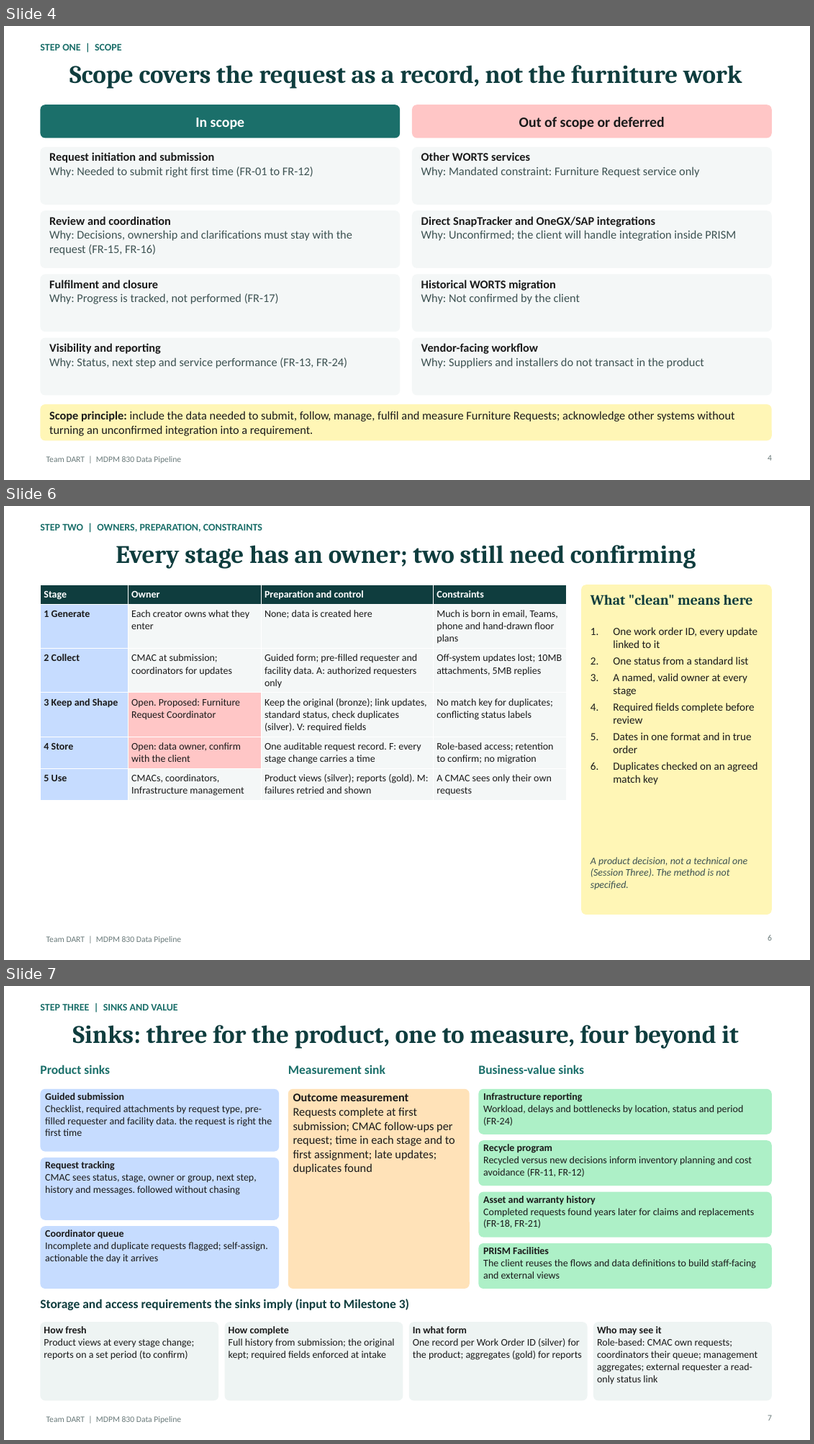
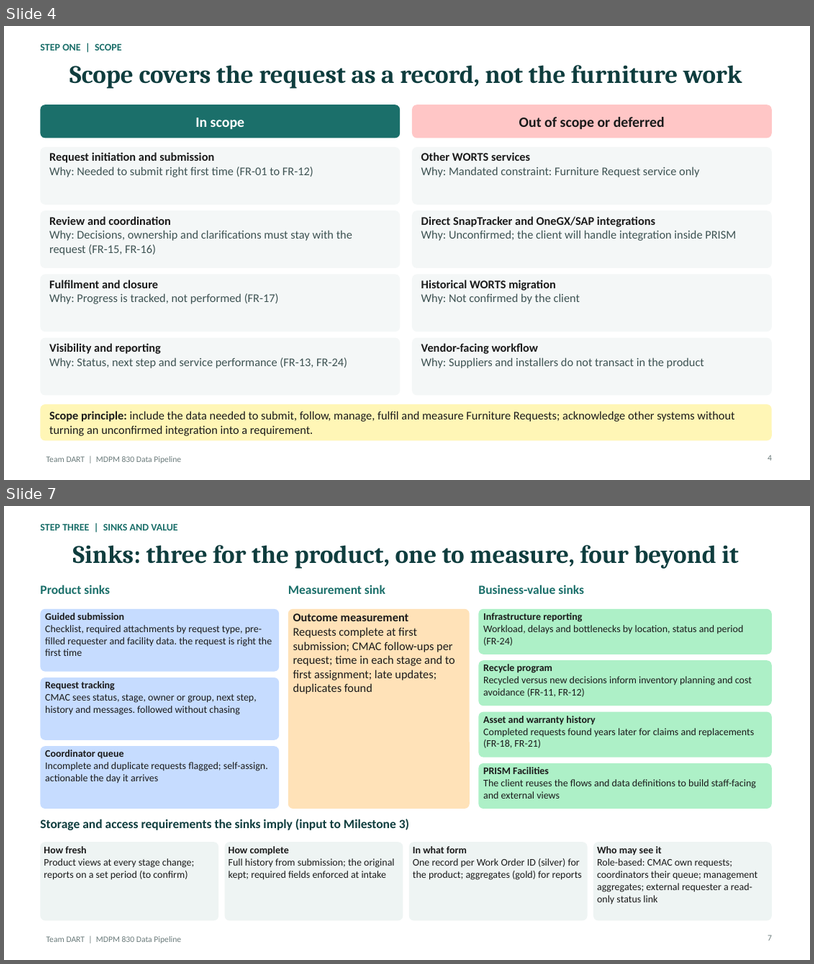
Before and after one commit to teminicrownpro-max/Adekunle-Adeniji, a slide deck: MDPM 830/Data Pipeline/TeamDART_MDPM830_Data_Pipeline.pptx. Shown one above the other, each under a label of ours: slides 4, 6 and 7 before the commit, slides 4 and 7 after it; the slides between them are not shown. The pictures are 814x1444 and 814x964 pixels, drawn with LibreOffice and Linux fonts; fonts in the diff are those of the drawing. Boxes give left, top, right and bottom in pixels: in the first picture for what was removed or moved away, otherwise in the second. Text is boxed around its words. In the diff, an @@ line names an element or a change of style, - is before the commit and + after.

```diff
--- a/MDPM 830/Data Pipeline/TeamDART_MDPM830_Data_Pipeline.pptx
+++ b/MDPM 830/Data Pipeline/TeamDART_MDPM830_Data_Pipeline.pptx
@@ slide 6 removed at box(4, 506, 810, 960), background #FFFFFF; not listed: 1 template element that a slide beside it also shows @@
@@ text removed at box(40, 524, 262, 532) @@
-STEP TWO | OWNERS, PREPARATION, CONSTRAINTS
@@ title removed at box(116, 545, 696, 568) @@
-Every stage has an owner; two still need confirming
@@ table removed at box(40, 584, 566, 798), 6 rows, 4 columns @@
-Stage | Owner | Preparation and control | Constraints
-1 Generate | Each creator owns what they enter | None; data is created here | Much is born in email, Teams, phone and hand-drawn floor plans
-2 Collect | CMAC at submission; coordinators for updates | Guided form; pre-filled requester and facility data. A: authorized requesters only | Off-system updates lost; 10MB attachments, 5MB replies
-3 Keep and Shape | Open. Proposed: Furniture Request Coordinator | Keep the original (bronze); link updates, standard status, check duplicates (silver). V: required fields | No match key for duplicates; conflicting status labels
-4 Store | Open: data owner, confirm with the client | One auditable request record. F: every stage change carries a time | Role-based access; retention to confirm; no migration
-5 Use | CMACs, coordinators, Infrastructure management | Product views (silver); reports (gold). M: failures retried and shown | A CMAC sees only their own requests
@@ rounded rectangle removed at box(581, 584, 772, 914) @@
@@ text removed at box(591, 595, 754, 605) @@
-What "clean" means here
@@ text removed at box(613, 627, 759, 785) @@
-1. One work order ID, every update linked to it
-2. One status from a standard list
-3. A named, valid owner at every stage
-4. Required fields complete before review
-5. Dates in one format and in true order
-6. Duplicates checked on an agreed match key
@@ text removed at box(591, 857, 748, 889) @@
-A product decision, not a technical one (Session Three). The method is not specified.
@@ page number removed at box(768, 934, 772, 940) @@
-6
```
Also in this commit, not shown: 1 slide changed, 1 slide added, 2 other files.
